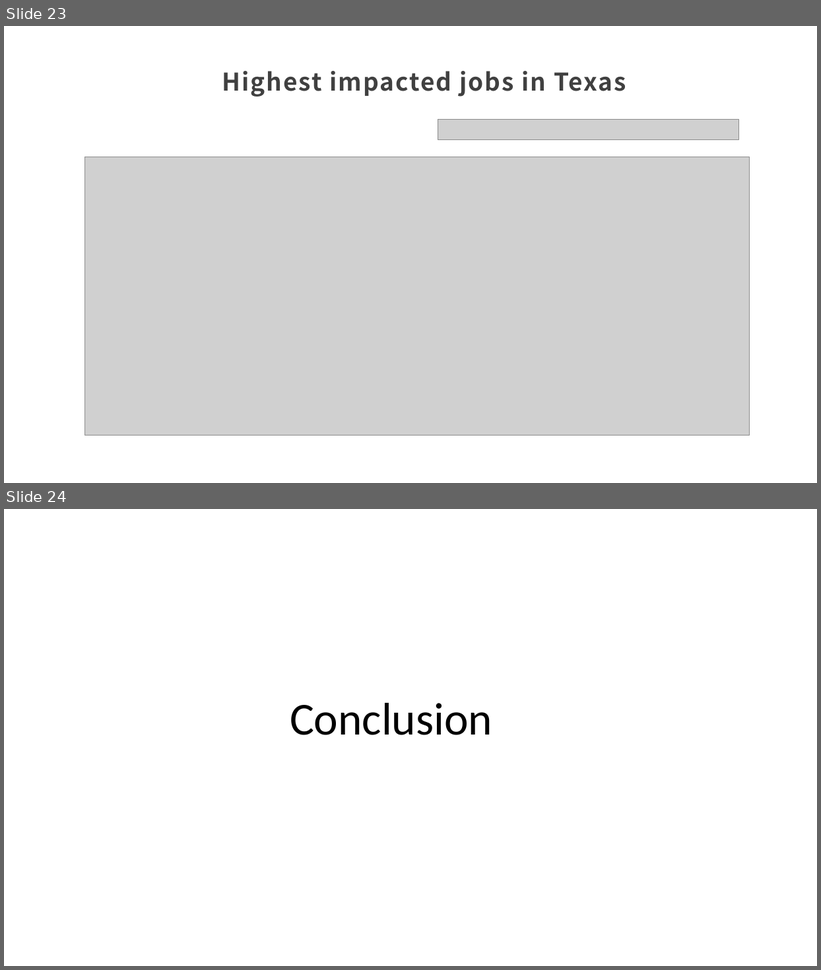
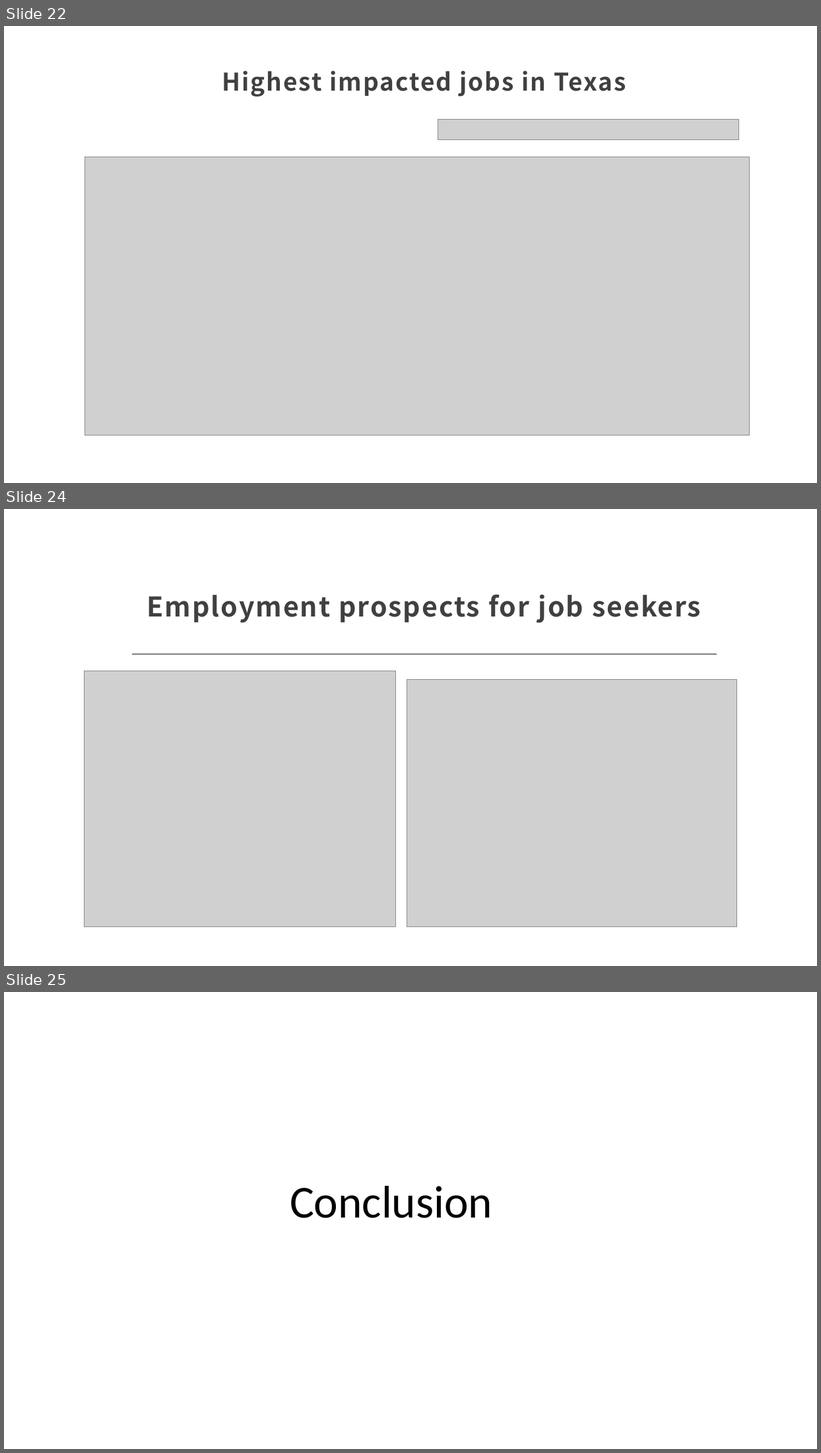
Before and after one commit to vinaya-kusuma/Project1, a slide deck: Project1.pptx. Shown one above the other, each under a label of ours: slides 23 and 24 before the commit, slides 22, 24 and 25 after it; the slides between them are not shown. The pictures are 821x970 and 821x1453 pixels, drawn with LibreOffice and Linux fonts; fonts in the diff are those of the drawing; grey boxes stand for pictures. Boxes give left, top, right and bottom in pixels: in the first picture for what was removed or moved away, otherwise in the second. Text is boxed around its words. In the diff, an @@ line names an element or a change of style, - is before the commit and + after.

```diff
--- a/Project1.pptx
+++ b/Project1.pptx
@@ slide 24 added at bbox=[4, 509, 817, 966], background #FFFFFF @@
@@ title added at bbox=[147, 594, 701, 623], 32 pt, text #404040, bold @@
+Employment prospects for job seekers
@@ line added from (132, 654) to (717, 654), #808080 2 pt @@
@@ picture added at bbox=[84, 671, 395, 927] @@
@@ picture added at bbox=[407, 680, 737, 927] @@
@@ what was slide 23 is now slide 22 @@
@@ what was slide 24 is now slide 25 @@
```
Also in this commit, not shown: 4 slides changed, 1 other slide added.
